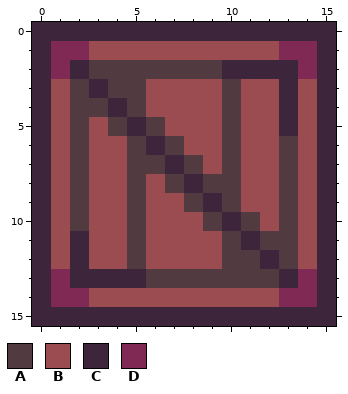
Pixel-art sprite, stored at public/tiles/crate.png. The picture above is the old version.
The file is 160x160 pixels, drawn in blocks of 10x10; one block is one cell here.
Palette (. is transparent): A #523b40  B #9b4c51  C #3d253b  D #802954
Pixels before, first column x 0:
 0 CCCCCCCCCCCCCCCC
 1 CDDBBBBBBBBBBDDC
 2 CDCAAAAAAACCCCDC
 3 CBACAABBBBABBCBC
 4 CBAACABBBBABBCBC
 5 CBABACABBBABBCBC
 6 CBABBACABBABBABC
 7 CBABBAACABABBABC
 8 CBABBABACAABBABC
 9 CBABBABBACABBABC
10 CBABBABBBACABABC
11 CBCBBABBBBACAABC
12 CBCBBABBBBAACABC
13 CDCCCCAAAAAAACDC
14 CDDBBBBBBBBBBDDC
15 CCCCCCCCCCCCCCCC
And afterwards:
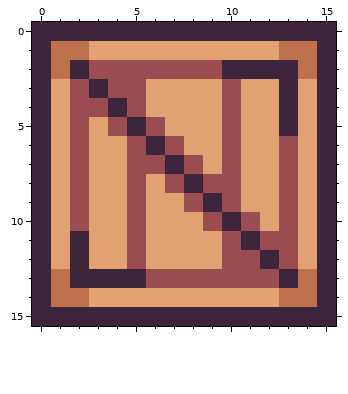
Diff:
Colour A changes from #523b40 to #9b4c51.
Colour B changes from #9b4c51 to #e1a171.
Colour D changes from #802954 to #bf704d.
Changed places in both pictures, as pixel boxes (x1, y1, x2, y2):
changed: (51, 41, 317, 307)
